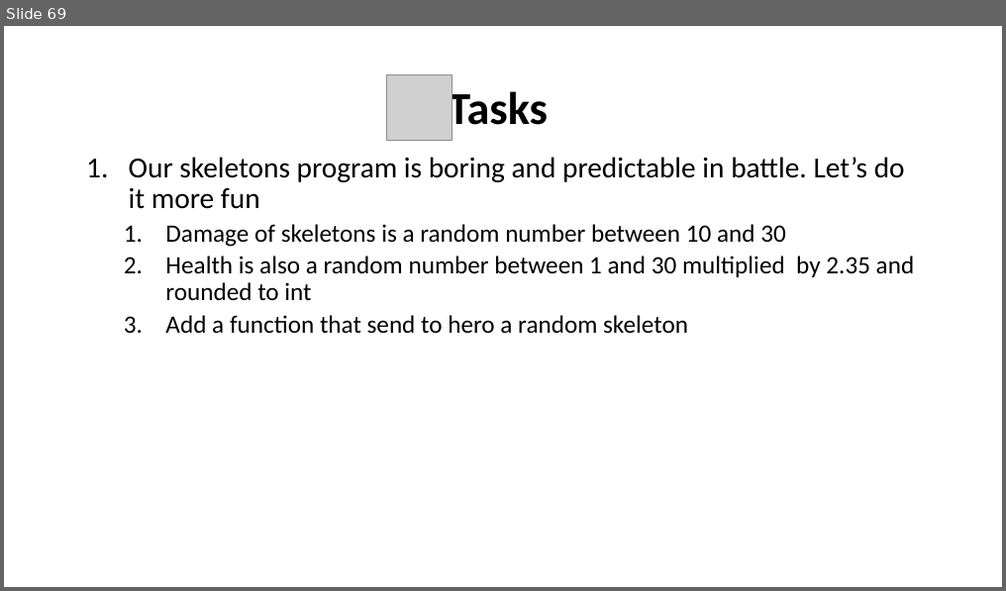
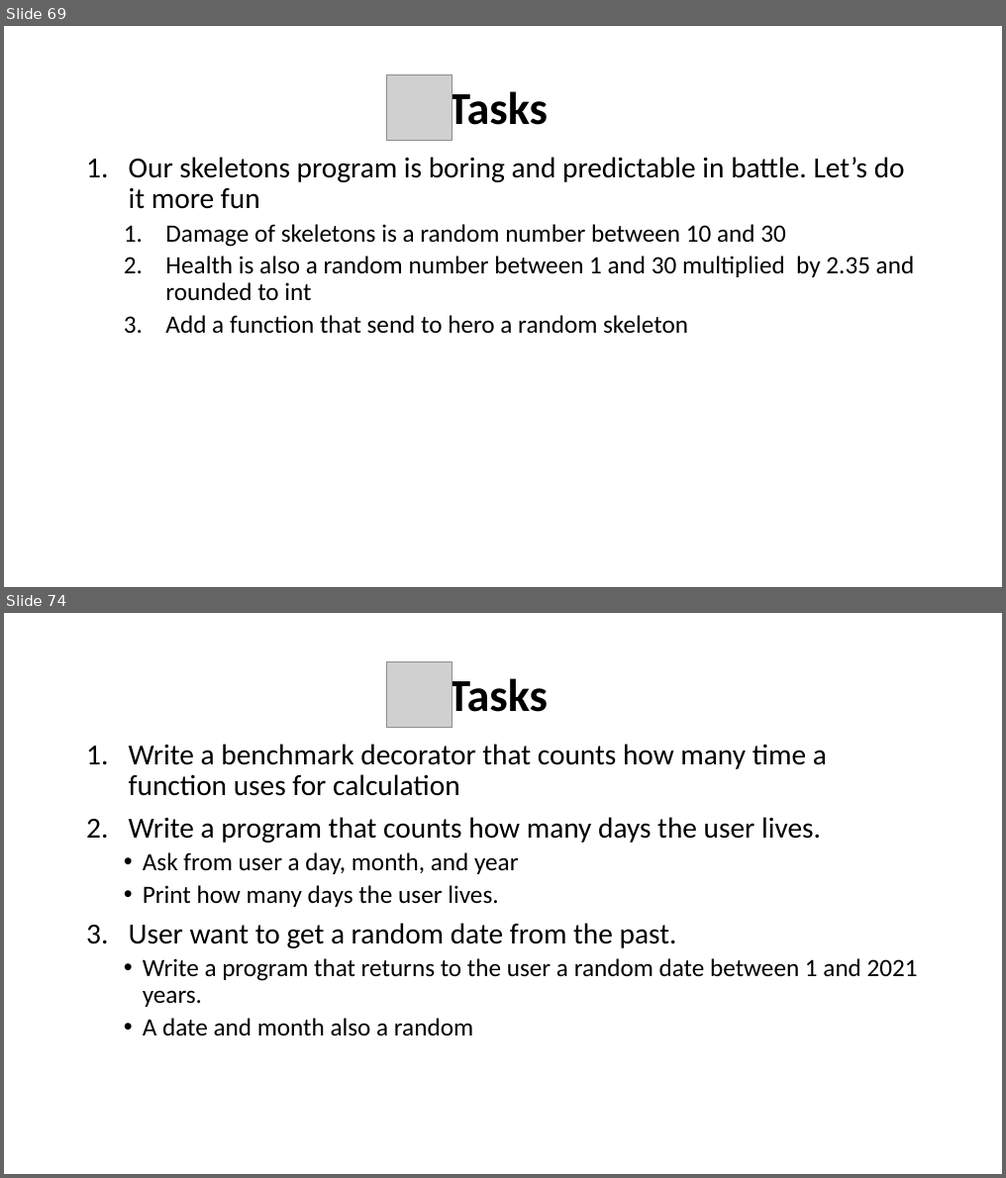
Before and after one commit to WonderLuc/brother-bootcamp, a slide deck: python 101/python_101.pptx. Shown one above the other, each under a label of ours: slide 69 before the commit, slides 69 and 74 after it; the slides between them are not shown. The pictures are 1006x591 and 1006x1178 pixels, drawn with LibreOffice and Linux fonts; fonts in the diff are those of the drawing; grey boxes stand for pictures; background and template pictures are left out. Boxes give left, top, right and bottom in pixels: in the first picture for what was removed or moved away, otherwise in the second. Text is boxed around its words. In the diff, an @@ line names an element or a change of style, - is before the commit and + after.

Commit message:
feat: add datetime and date modules

```diff
--- a/python 101/python_101.pptx
+++ b/python 101/python_101.pptx
@@ slide 74 added at [4,613,1002,1174], background picture (left out) @@
@@ picture added at [386,663,451,728] @@
@@ text added at [448,673,548,723], 44 pt, text #000000, bold @@
+Tasks
@@ text added at [129,744,918,1037], 28 pt, text #000000 @@
+1. Write a benchmark decorator that counts how many time a function uses for calculation
+2. Write a program that counts how many days the user lives.
+  • Ask from user a day, month, and year
+  • Print how many days the user lives.
+3. User want to get a random date from the past.
+  • Write a program that returns to the user a random date between 1 and 2021 years.
+  • A date and month also a random
```
Also in this commit, not shown: 2 slides changed, 6 other slides added, 2 other files.
